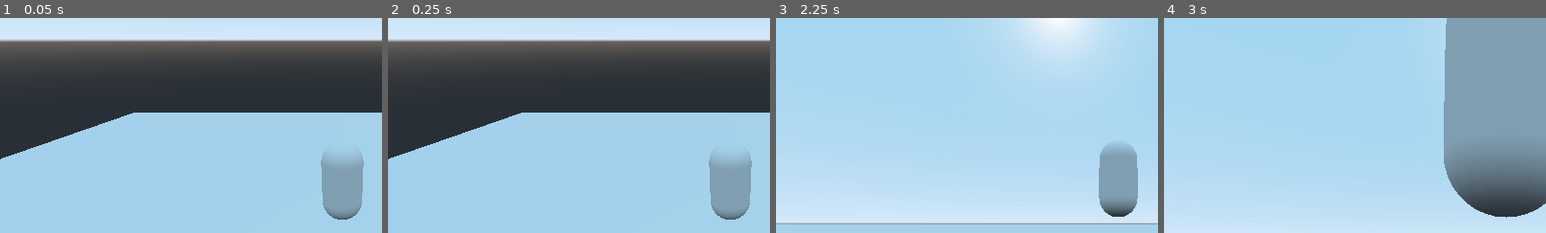
Above: before the commit, frames 1-4 (left to right).
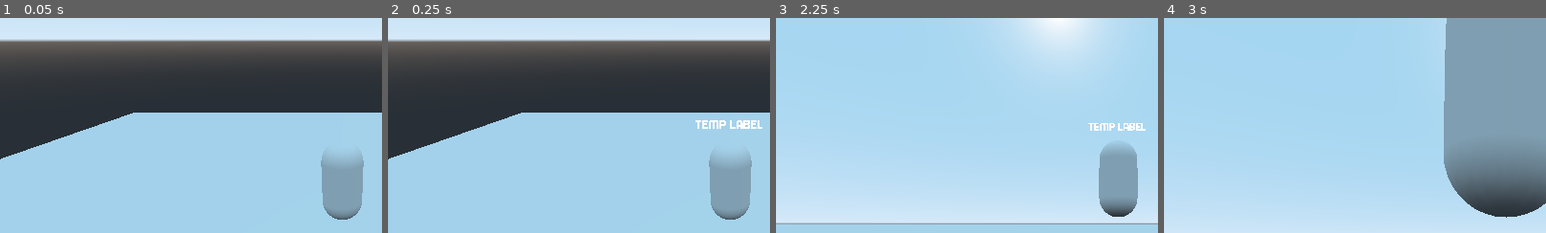
Above: after the commit, the same moments.

Repository: ChewieCB/LD49
Game: Godot game, scene res://src/levels/test_level/TestLevel.tscn
Two runs of this game, one before a commit and one after it. Both use one fixed random seed, a clock stepped at 60 frames per second and the inputs below. This scene is started directly instead of the project's main scene.
Inputs (mouse positions are % of the whole screen's width and height, from its top left):
- Up to frame 1 (0.05 s): no input
- Up to frame 2 (0.25 s): no input
- Up to frame 3 (2.25 s): tap Enter at 0.5, 2 s; move the mouse to (55, 50) at 0.52 s; hold Up (ui_up) from 0.53 s (still down); tap Space at 1.25 s; move the mouse to (45, 50) at 1.27 s; move the mouse to (52, 48) at 2.02 s
- Up to frame 4 (3 s): keep holding Up (ui_up); tap Space at 2.75 s; move the mouse to (49, 52) at 2.77 s
The pictures show only the part of the screen within x 5-55%, y 4-54%; the shares and areas given below are measured in that part.

Frame 1 is identical in both runs. In frame 2, 0.4% of the frame differs, in the area x 80-98%, y 47-52%; in frame 3, 0.3%; in frame 4, nothing differs.

Commit message:
Added StatusLabels To Player For StateMachine Debugging

Diff:
--- a/project.godot
+++ b/project.godot
@@ -7,6 +7,28 @@
 ;   param=value ; assign values to parameters
 
 config_version=4
+
+_global_script_classes=[ {
+"base": "KinematicBody",
+"class": "PlayerController",
+"language": "GDScript",
+"path": "res://src/player/player/player.gd"
+}, {
+"base": "Node",
+"class": "State",
+"language": "GDScript",
+"path": "res://src/player/state_machine/state.gd"
+}, {
+"base": "Node",
+"class": "StateMachine",
+"language": "GDScript",
+"path": "res://src/player/state_machine/state_machine.gd"
+} ]
+_global_script_class_icons={
+"PlayerController": "",
+"State": "",
+"StateMachine": ""
+}
 
 [application]
 
--- a/src/global/global_flags.gd
+++ b/src/global/global_flags.gd
@@ -2,6 +2,8 @@
 
 var PLAYER_CONTROLS_ACTIVE = true setget set_PLAYER_CONTROLS_ACTIVE
 var CAMERA_CONTROLS_ACTIVE = true setget set_CAMERA_CONTROLS_ACTIVE
+
+var SHOW_STATE_LABELS = true setget set_SHOW_STATE_LABELS
 
 
 func set_CAMERA_CONTROLS_ACTIVE(value):
@@ -10,3 +12,7 @@
 
 func set_PLAYER_CONTROLS_ACTIVE(value):
 	PLAYER_CONTROLS_ACTIVE = value
+
+
+func set_SHOW_STATE_LABELS(value):
+	SHOW_STATE_LABELS = value
--- /dev/null
+++ b/src/player/StatusLabels.tscn
@@ -0,0 +1,27 @@
+[gd_scene load_steps=4 format=2]
+
+[ext_resource path="res://assets/fonts/button_font_64.tres" type="DynamicFont" id=1]
+[ext_resource path="res://src/player/status_labels.gd" type="Script" id=2]
+
+[sub_resource type="ViewportTexture" id=1]
+viewport_path = NodePath("Viewport")
+
+[node name="StatusLabels" type="Spatial"]
+script = ExtResource( 2 )
+
+[node name="Viewport" type="Viewport" parent="."]
+size = Vector2( 320, 100 )
+transparent_bg = true
+
+[node name="StateLabel" type="Label" parent="Viewport"]
+margin_right = 40.0
+margin_bottom = 14.0
+custom_fonts/font = ExtResource( 1 )
+text = "TEMP LABEL"
+align = 1
+valign = 1
+
+[node name="Sprite3D" type="Sprite3D" parent="."]
+flip_v = true
+billboard = 1
+texture = SubResource( 1 )
--- a/src/player/player/Player.tscn
+++ b/src/player/player/Player.tscn
@@ -1,23 +1,36 @@
-[gd_scene load_steps=3 format=2]
+[gd_scene load_steps=5 format=2]
 
-[sub_resource type="CapsuleShape" id=2]
+[ext_resource path="res://src/player/player/player.gd" type="Script" id=1]
+[ext_resource path="res://src/player/StatusLabels.tscn" type="PackedScene" id=2]
+
+[sub_resource type="CapsuleShape" id=1]
 height = 2.0
 
-[sub_resource type="CapsuleMesh" id=1]
+[sub_resource type="CapsuleMesh" id=2]
 mid_height = 2.0
 
 [node name="Player" type="KinematicBody"]
 collision_layer = 2
+script = ExtResource( 1 )
 
 [node name="CollisionShape" type="CollisionShape" parent="."]
 transform = Transform( 1, 0, 0, 0, -4.37114e-08, -1, 0, 1, -4.37114e-08, 0, 2, 0 )
-shape = SubResource( 2 )
+shape = SubResource( 1 )
 
 [node name="DEBUG_MESH" type="MeshInstance" parent="."]
 transform = Transform( 1, 0, 0, 0, -4.37114e-08, -1, 0, 1, -4.37114e-08, 0, 2, 0 )
-mesh = SubResource( 1 )
+mesh = SubResource( 2 )
 material/0 = null
 
 [node name="StateMachine" type="Node" parent="."]
 
+[node name="DurabilityStateMachine" type="Node" parent="."]
+
 [node name="AudioPlayer" type="Node" parent="."]
+
+[node name="AudioStreamPlayer" type="AudioStreamPlayer" parent="AudioPlayer"]
+
+[node name="Tween" type="Tween" parent="."]
+
+[node name="StatusLabels" parent="." instance=ExtResource( 2 )]
+transform = Transform( 1, 0, 0, 0, 1, 0, 0, 0, 1, 0, 4.59903, 0 )
--- /dev/null
+++ b/src/player/player/player.gd
@@ -0,0 +1,72 @@
+extends KinematicBody
+class_name PlayerController
+
+#onready var fadeout = $UI/Fadeout
+
+onready var default_collider = $DefaultCollisionShape
+#onready var slope_raycast = $SlopeRayCast
+#onready var impassable_raycast = $Collision/ImpassableRayCast
+#onready var knockback_raycasts = $Collision/KnockbackRayCasts.get_children()
+
+#onready var skin = $Collision/LlamaSkin
+onready var tween = $Tween
+
+onready var audio_player = $AudioPlayer
+
+# Array of all things that should rotate
+#onready var rotateable = [
+#	collision,
+#	default_collider,
+##	slope_raycast,
+##	impassable_raycast,
+#]
+
+onready var camera_pivot = get_node("../CameraPivot")
+onready var camera = get_node("../CameraPivot/Camera")
+var goal_quaternion
+
+onready var state_machine = $StateMachine
+onready var durability_state_machine = $DurabilityStateMachine
+onready var state_label = $StatusLabels/Viewport/StateLabel
+onready var movement_state = $StateMachine/Movement
+
+const SNAP_DIRECTION = Vector3.DOWN
+const SNAP_LENGTH = 32
+
+var debug_trajectory_meshes = []
+
+
+
+func generate_debug_trajectory(trajectory_points, size):
+	if not GlobalFlags.SHOW_DEBUG_TRAJECTORIES:
+		return
+
+	clear_debug_trajectory()
+	# Get scene root
+	var scene_root = get_tree().root.get_children()[0]
+	for _point in trajectory_points:
+		# Create sphere with low detail of size.
+		var sphere = SphereMesh.new()
+		sphere.radial_segments = 8
+		sphere.rings = 8
+		sphere.radius = size
+		sphere.height = size * 2
+		# Bright red material (unshaded).
+		var material = SpatialMaterial.new()
+		material.albedo_color = Color(1, 0, 0)
+		material.flags_unshaded = true
+		sphere.surface_set_material(0, material)
+
+		# Add to meshinstance in the right place.
+		var node = MeshInstance.new()
+		node.mesh = sphere
+		if node.is_inside_tree():
+			node.global_transform.origin = _point
+		scene_root.add_child(node)
+		debug_trajectory_meshes.append(node)
+
+
+func clear_debug_trajectory():
+	for mesh in debug_trajectory_meshes:
+		mesh.queue_free()
+	debug_trajectory_meshes = []
--- /dev/null
+++ b/src/player/state_machine/state.gd
@@ -0,0 +1,49 @@
+extends Node
+class_name State
+# State interface to use in Hierarchical State Machines. The lowest leaf tries
+# to handle callbacks, and if it can't, it delegates the work to its parent
+#
+# It's up to the user to call the parent state's functions, e.g.
+# `_parent.physics_process(delta)`
+#
+# Use State as a child of a StateMachine node
+
+onready var _state_machine = _get_state_machine(self)
+onready var _actor = _state_machine.actor
+
+# Using the same class, i.e. State as a type hint causes a memory leak in Godot 3.2
+var _parent = null
+
+
+func _ready():
+	yield(owner, "ready")
+	var parent = get_parent()
+	_actor = _state_machine.actor
+	if not parent.is_in_group("state_machine"):
+		_parent = parent
+
+
+func unhandled_input(_event: InputEvent):
+	pass
+
+
+func process(_delta: float):
+	pass
+
+
+func physics_process(_delta: float):
+	pass
+
+
+func enter(_msg := {}):
+	pass
+
+
+func exit():
+	pass
+
+
+func _get_state_machine(node: Node):
+	if node != null and not node.is_in_group("state_machine"):
+		return _get_state_machine(node.get_parent())
+	return node
--- /dev/null
+++ b/src/player/state_machine/state_machine.gd
@@ -0,0 +1,57 @@
+extends Node
+class_name StateMachine
+# Generic State Machine, Initialises states and delegates engine callbacks
+# (_physics_process, _unhandled_input) to the active state
+
+signal transitioned(state_path)
+
+export var initial_state_path := NodePath()
+
+onready var actor = get_parent()
+
+onready var state = get_node(initial_state_path) setget set_state
+onready var _state_name = state.name
+var previous_state: State
+
+
+func _init():
+	add_to_group("state_machine")
+
+
+func _ready():
+	yield(owner, "ready")
+	state.enter()
+	actor.state_label.text = str(_state_name)
+
+
+func _unhandled_input(event: InputEvent):
+	state.unhandled_input(event)
+
+
+func _process(delta):
+	state.process(delta)
+
+
+func _physics_process(delta):
+	state.physics_process(delta)
+
+
+func transition_to(target_state_path: String, msg: Dictionary = {}):
+	if not has_node(target_state_path):
+		return
+
+	# Cache current state so we can retrieve the previous state
+	previous_state = self.state
+
+	var target_state := get_node(target_state_path)
+
+	state.exit()
+	self.state = target_state
+	state.enter(msg)
+	emit_signal("transitioned", target_state_path)
+
+
+func set_state(value: State):
+	state = value
+	_state_name = state.name
+	actor.state_label.text = str(_state_name)
--- /dev/null
+++ b/src/player/status_labels.gd
@@ -0,0 +1,4 @@
+extends Spatial
+
+func _ready():
+	self.visible = GlobalFlags.SHOW_STATE_LABELS
